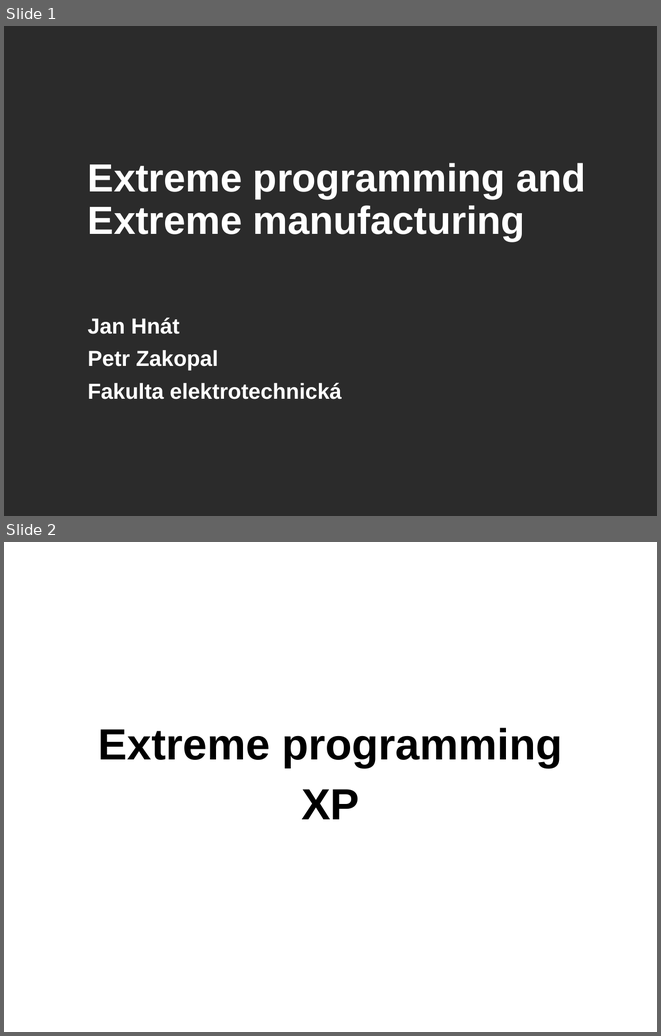
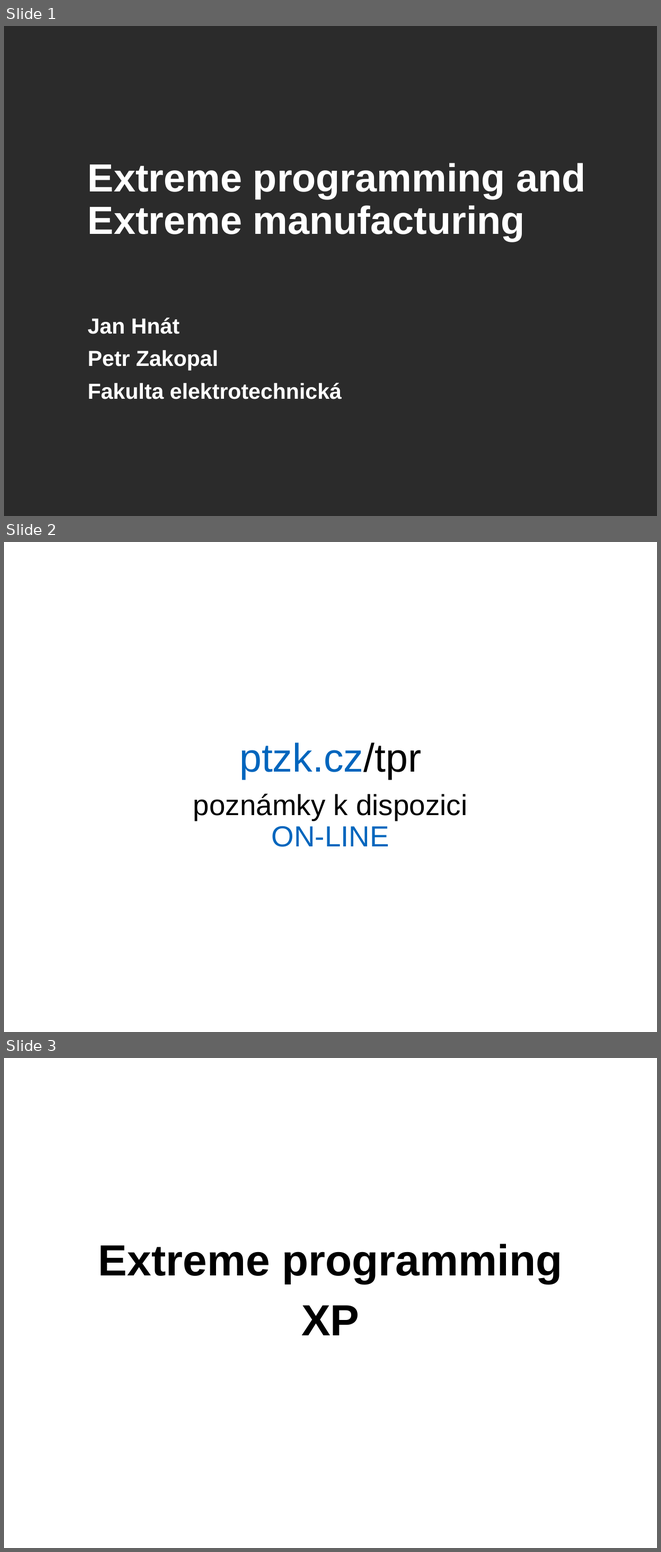
Before and after one commit to ZiipSi/tpr, a slide deck: source/files/prezentace_sem.pptx. Shown one above the other, each under a label of ours: slides 1 and 2 before the commit, slides 1, 2 and 3 after it. The pictures are 661x1036 and 661x1552 pixels, drawn with LibreOffice and Linux fonts; fonts in the diff are those of the drawing; background and template pictures are left out; a plain dark background stands for a picture behind light text. Boxes give left, top, right and bottom in pixels: in the first picture for what was removed or moved away, otherwise in the second. Text is boxed around its words. In the diff, an @@ line names an element or a change of style, - is before the commit and + after.

```diff
--- a/source/files/prezentace_sem.pptx
+++ b/source/files/prezentace_sem.pptx
@@ slide 2 added at [4,542,657,1032], background picture (left out) @@
@@ text added at [239,742,421,779], 44 pt, text #0065BD @@
+ptzk.cz/tpr
@@ text added at [193,793,467,847], 32 pt, text #000000 @@
+poznámky k dispozici
+ON-LINE
@@ what was slide 2 is now slide 3 @@
```
Also in this commit, not shown: 1 other file.
